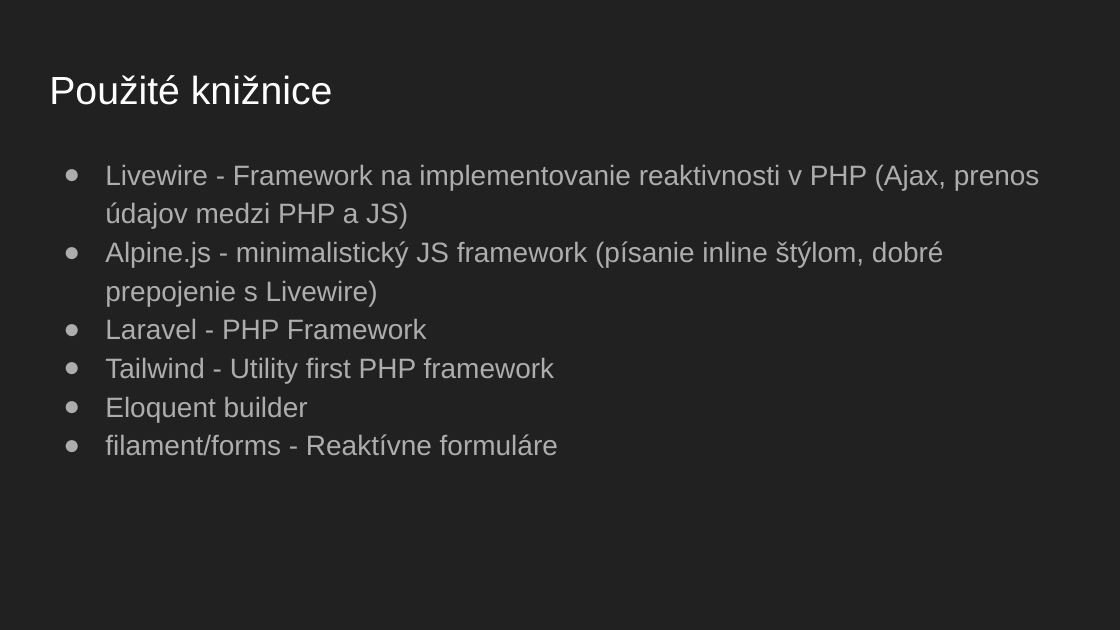
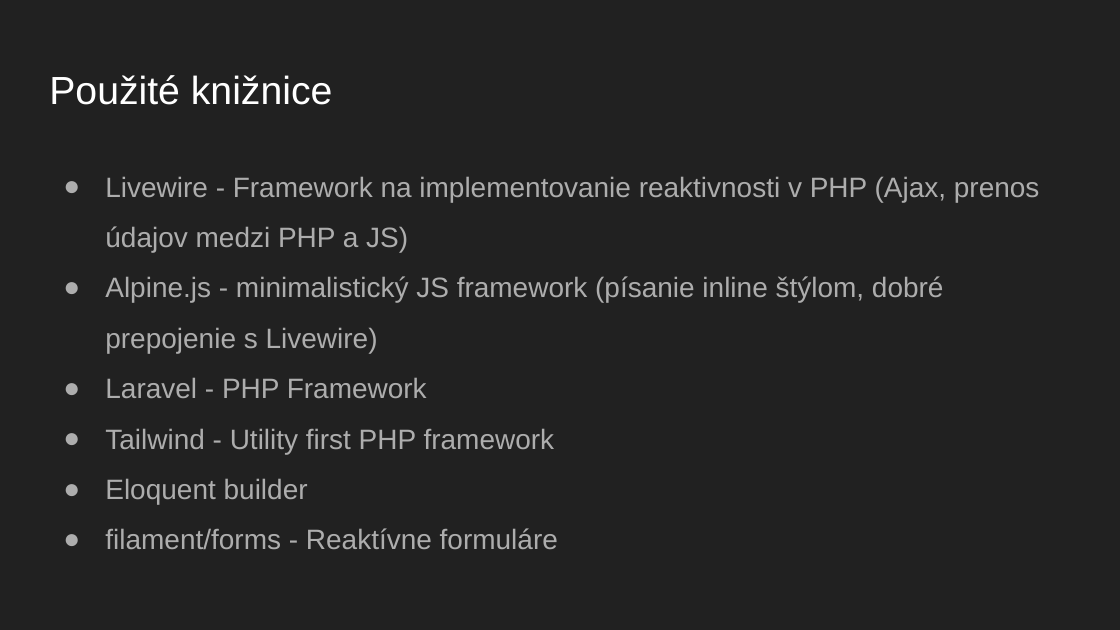
Before and after one commit to Fancman/expense_tracker, a slide deck: slide 7 of documents/Expense tracker - Betaverzia - Prezentácia.pptx. Drawn at 1120x630 pixels with LibreOffice and Linux fonts; fonts in the diff are those of the drawing. Boxes give left, top, right and bottom in pixels: in the first picture for what was removed or moved away, otherwise in the second. Text is boxed around its words. In the diff, an @@ line names an element or a change of style, - is before the commit and + after.

```diff
--- a/documents/Expense tracker - Betaverzia - Prezentácia.pptx
+++ b/documents/Expense tracker - Betaverzia - Prezentácia.pptx
@@ text "Livewire - Framework na implementovanie ..." at <box>105,176,1040,549</box>: line spacing 1.15 to 1.5 @@
```
Also in this commit, not shown: 2 other slides changed, 9 other files.
